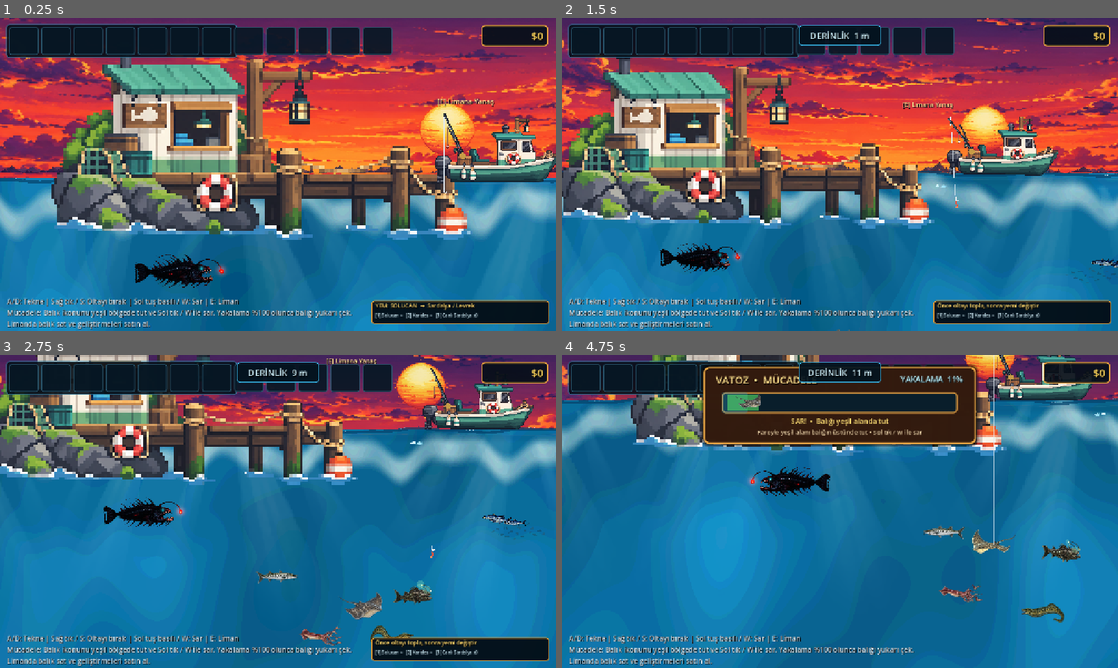
Above: before the commit, frames 1-4 (two rows, left to right).
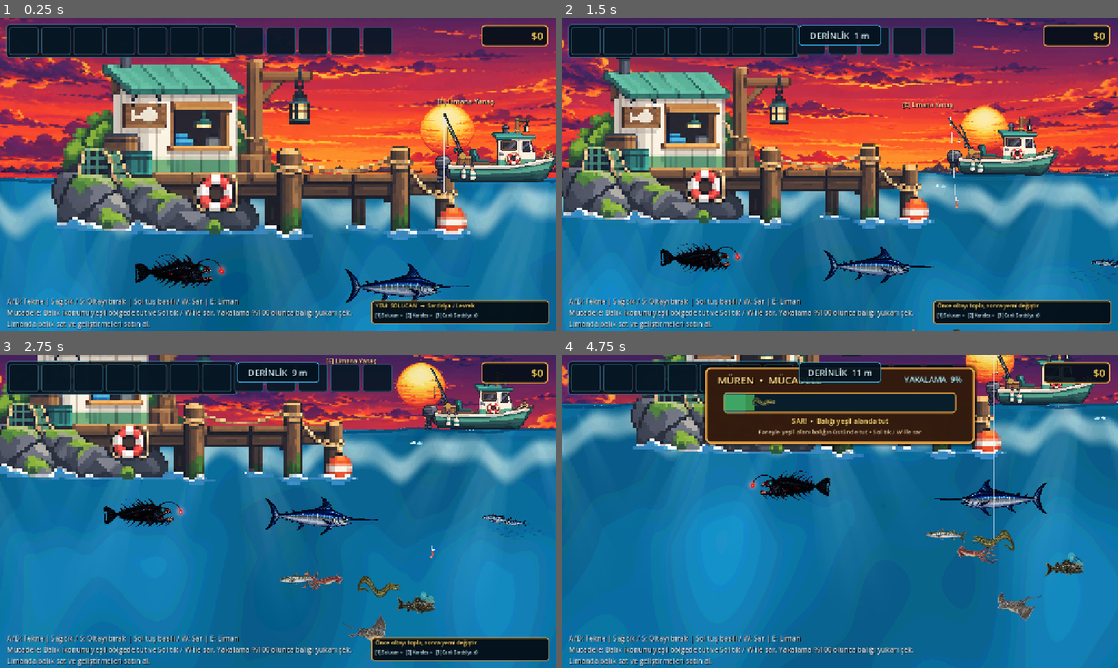
Above: after the commit, the same moments.

Repository: mirackayademir/TinyFisher
Game: Godot game, scene res://scenes/world.tscn
The game is run twice, just before and just after one commit, with the same random seed, the same clock (stepped at 60 frames per second) and the same inputs.
Inputs (mouse positions are in pixels of both pictures, inside the frame that each line leads up to):
- Up to frame 1 (0.25 s): no input
- Up to frame 2 (1.5 s): tap Enter at 0.5 s; move the mouse to (962, 158) at 0.52 s; hold D (move_right) 0.53-1.28 s; tap E (dock) at 0.6 s; click (962, 158) at 0.67 s; move the mouse to (728, 190) at 1.27 s; hold S from 1.28 s (still down); tap 1 at 1.35 s
- Up to frame 3 (2.75 s): move the mouse to (333, 442) at 2.02 s; release S at 2.03 s; hold D (move_right) from 2.03 s (still down); tap 2 at 2.1 s
- Up to frame 4 (4.75 s): move the mouse to (812, 574) at 2.77 s; release D (move_right) at 2.78 s; hold W 2.78-3.53 s; tap 3 at 2.85 s; click (812, 574) at 2.92 s; move the mouse to (1006, 558) at 3.52 s; hold A (move_left) from 3.53 s (still down); tap E (dock) at 3.6 s; move the mouse to (673, 464) at 4.27 s; tap 1 at 4.35 s

The runs differ from the first frame. In frame 1, 0.9% of the frame differs, in the area x 62-85%, y 78-92%; in frame 2, 0.7%; in frame 3, 2.6%; in frame 4, 13%, in the area x 0-100%, y 0-86%.

Commit message:
fix: spawn swordfish beside harbor for testing

Diff:
--- a/scenes/fish_catalog.gd
+++ b/scenes/fish_catalog.gd
@@ -167,11 +167,12 @@
 		"depth_label": "15–20 m (TEST)",
 		"texture_path": "res://generation/fish/kilic_baligi.webp",
 		"behavior_id": "hunter",
-		"target_count": 2,
-		"spawn_x": [4300.0, 7800.0],
-		"spawn_y": [820.0, 980.0],
-		"speed": [74.0, 94.0],
-		"distance": [360.0, 620.0],
+		"target_count": 1,
+		# TEST: Kullanici F5'te hemen gorebilsin diye limanin saginda, yuzeye yakin dogar.
+		"spawn_x": [650.0, 760.0],
+		"spawn_y": [600.0, 690.0],
+		"speed": [28.0, 36.0],
+		"distance": [80.0, 130.0],
 		"bob": [4.0, 6.5],
 		"visual_scale": 0.68,
 		"swim_wave_speed": 3.4,
@@ -186,7 +187,7 @@
 		"hook_struggle_angle": 14.0,
 		"fight": [315.0, 0.28, 19.0, 33.0, 56.0],
 		"tension": [31.0, 22.0, 12.0],
-		"asset_status": "restored_user_art"
+		"asset_status": "restored_user_art_harbor_test"
 	},
 	"Fener Balığı": {
 		"value": 300,
